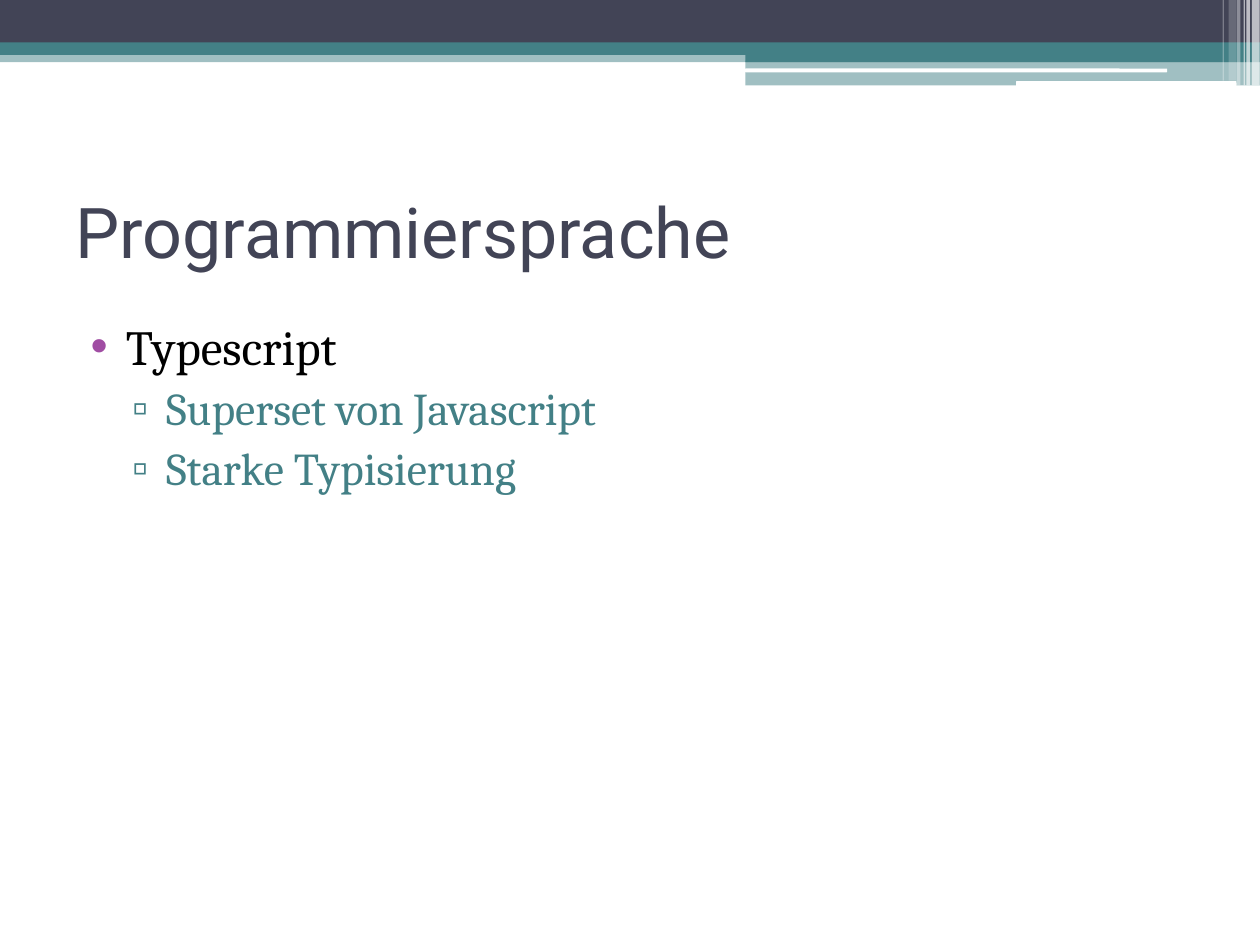
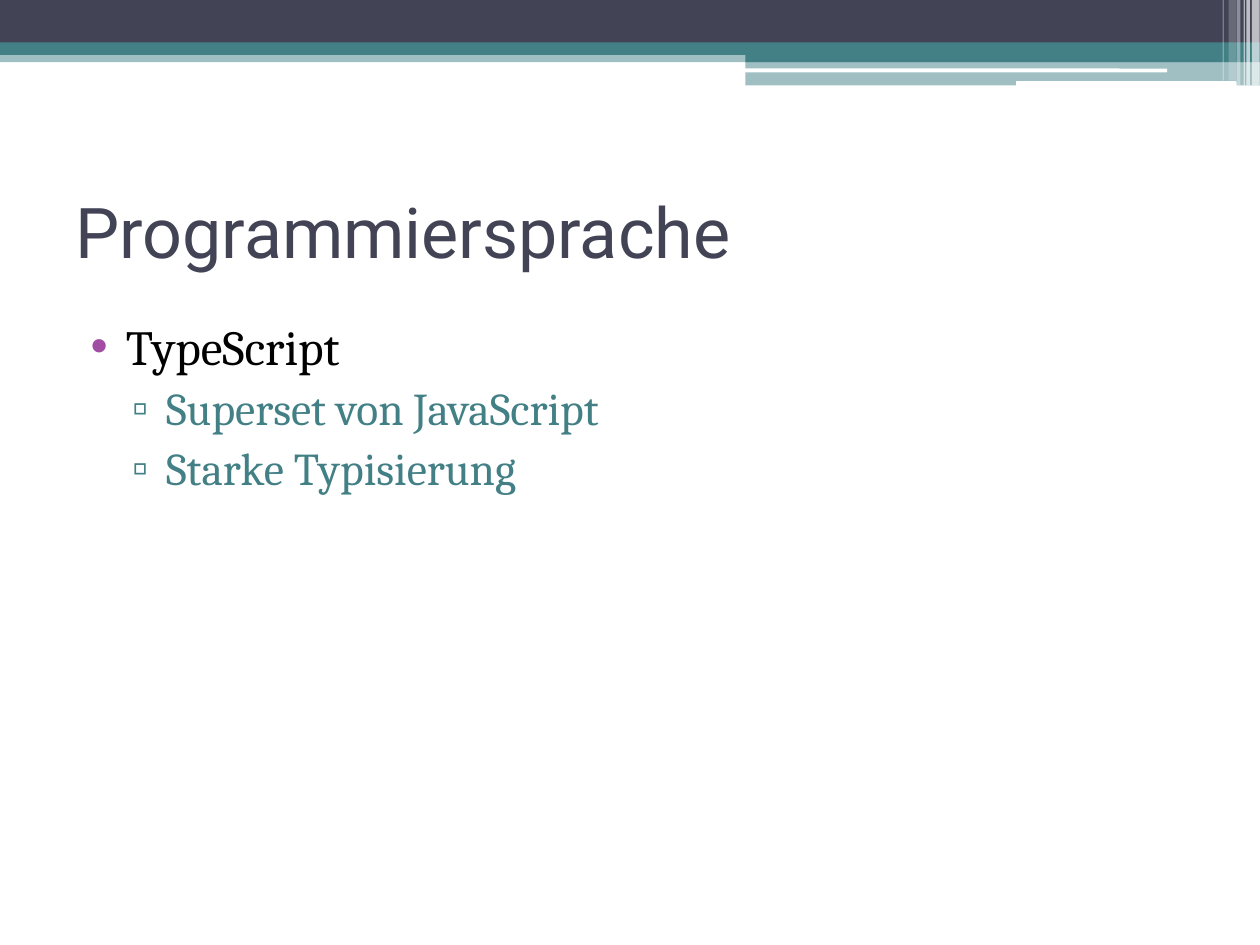
Before and after one commit to sven2101/IBSys2, a slide deck: slide 15 of Präsi/Supply Chain Manager_v2.pptx. Drawn at 1260x945 pixels with LibreOffice and Linux fonts; fonts in the diff are those of the drawing. Boxes give left, top, right and bottom in pixels: in the first picture for what was removed or moved away, otherwise in the second. Text is boxed around its words. In the diff, an @@ line names an element or a change of style, - is before the commit and + after.

```diff
--- a/Präsi/Supply Chain Manager_v2.pptx
+++ b/Präsi/Supply Chain Manager_v2.pptx
@@ text at (x1=126, y1=332, x2=599, y2=435): text changed @@
-• Typescript
-  ▫ Superset von Javascript
+• TypeScript
+  ▫ Superset von JavaScript
```
Also in this commit, not shown: 3 other slides changed, 1 other file.
